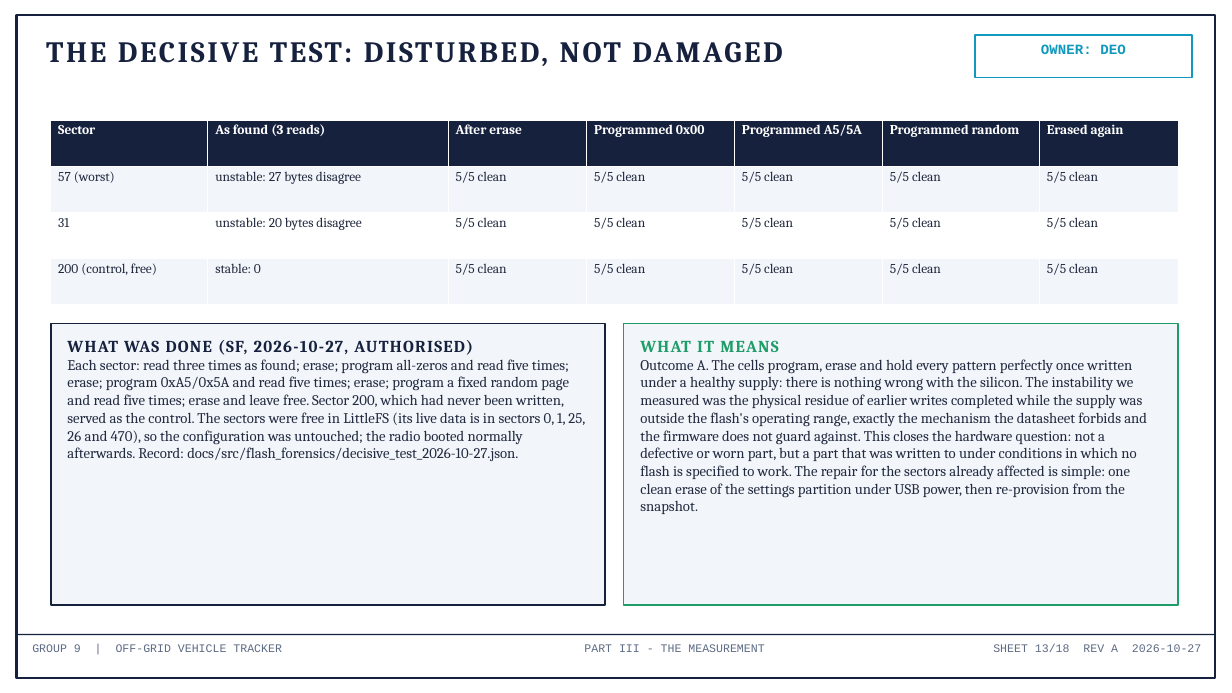
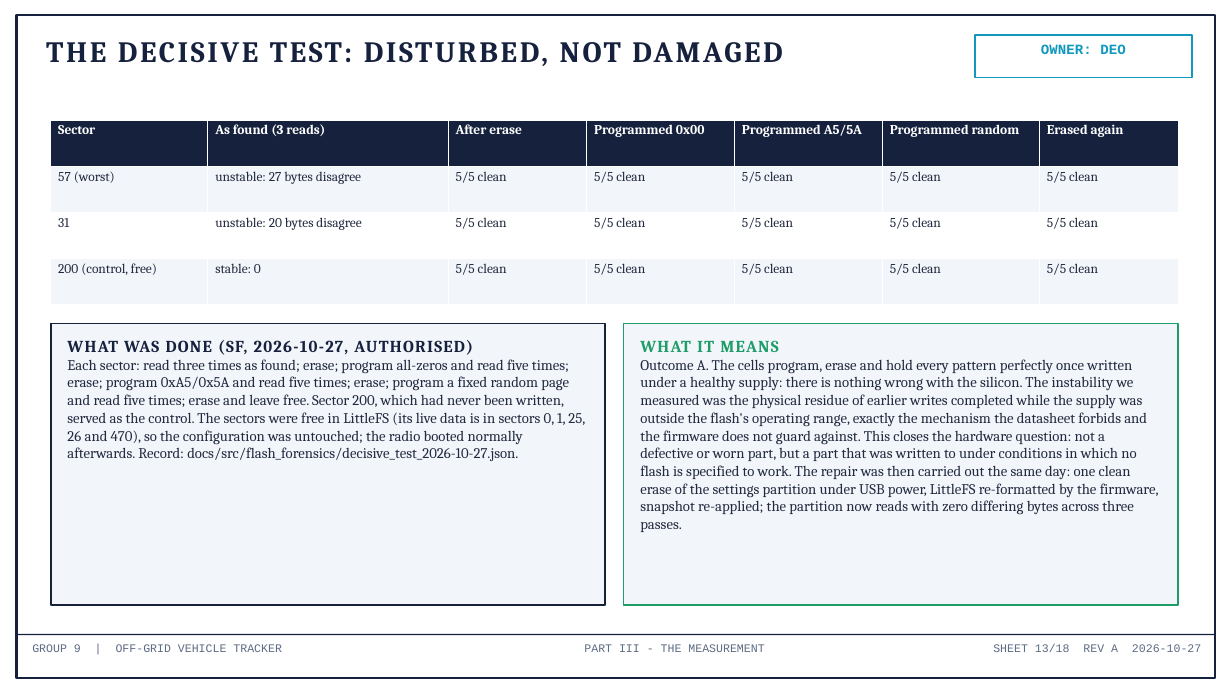
Before and after one commit to deosgracius/offgrid-vehicle-tracker, a slide deck: slide 13 of docs/presentations/Group9_ConfigLoss_RootCause.pptx. Drawn at 1232x693 pixels with LibreOffice and Linux fonts; fonts in the diff are those of the drawing. Boxes give left, top, right and bottom in pixels: in the first picture for what was removed or moved away, otherwise in the second. Text is boxed around its words. In the diff, an @@ line names an element or a change of style, - is before the commit and + after.

```diff
--- a/docs/presentations/Group9_ConfigLoss_RootCause.pptx
+++ b/docs/presentations/Group9_ConfigLoss_RootCause.pptx
@@ text at bbox=[640, 359, 1159, 532]: text changed @@
-Outcome A. The cells program, erase and hold every pattern perfectly once written under a healthy supply: there is nothing wrong with the silicon. The instability we measured was the physical residue of earlier writes completed while the supply was outside the flash's operating range, exactly the mechanism the datasheet forbids and the firmware does not guard against. This closes the hardware question: not a defective or worn part, but a part that was written to under conditions in which no flash is specified to work. The repair for the sectors already affected is simple: one clean erase of the settings partition under USB power, then re-provision from the snapshot.
+Outcome A. The cells program, erase and hold every pattern perfectly once written under a healthy supply: there is nothing wrong with the silicon. The instability we measured was the physical residue of earlier writes completed while the supply was outside the flash's operating range, exactly the mechanism the datasheet forbids and the firmware does not guard against. This closes the hardware question: not a defective or worn part, but a part that was written to under conditions in which no flash is specified to work. The repair was then carried out the same day: one clean erase of the settings partition under USB power, LittleFS re-formatted by the firmware, snapshot re-applied; the partition now reads with zero differing bytes across three passes.
```
Also in this commit, not shown: 3 other slides changed, 6 other files.
